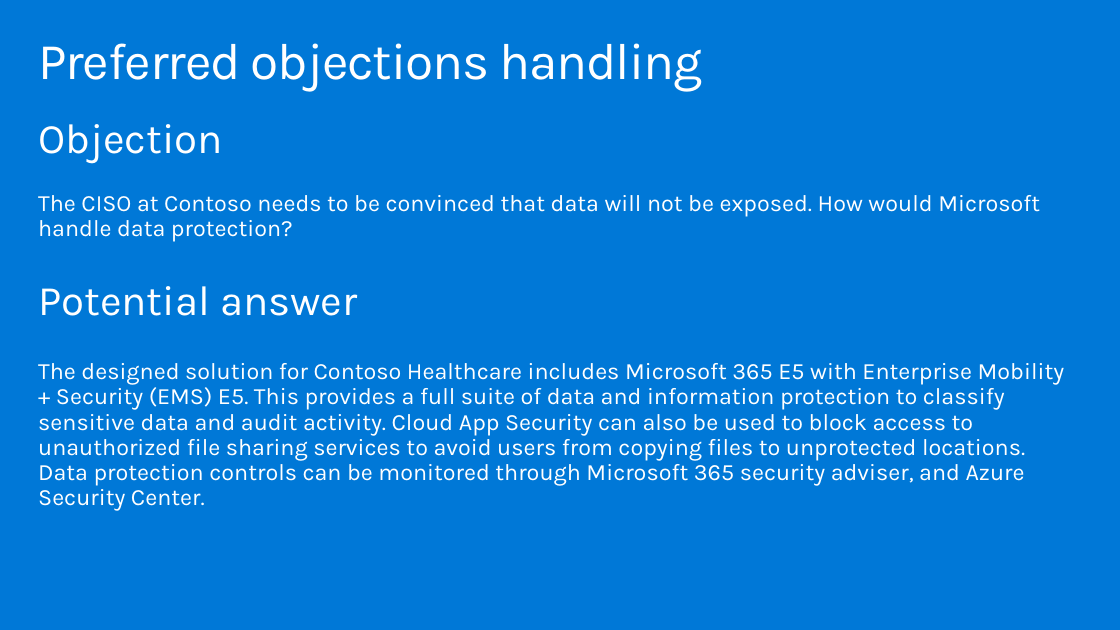
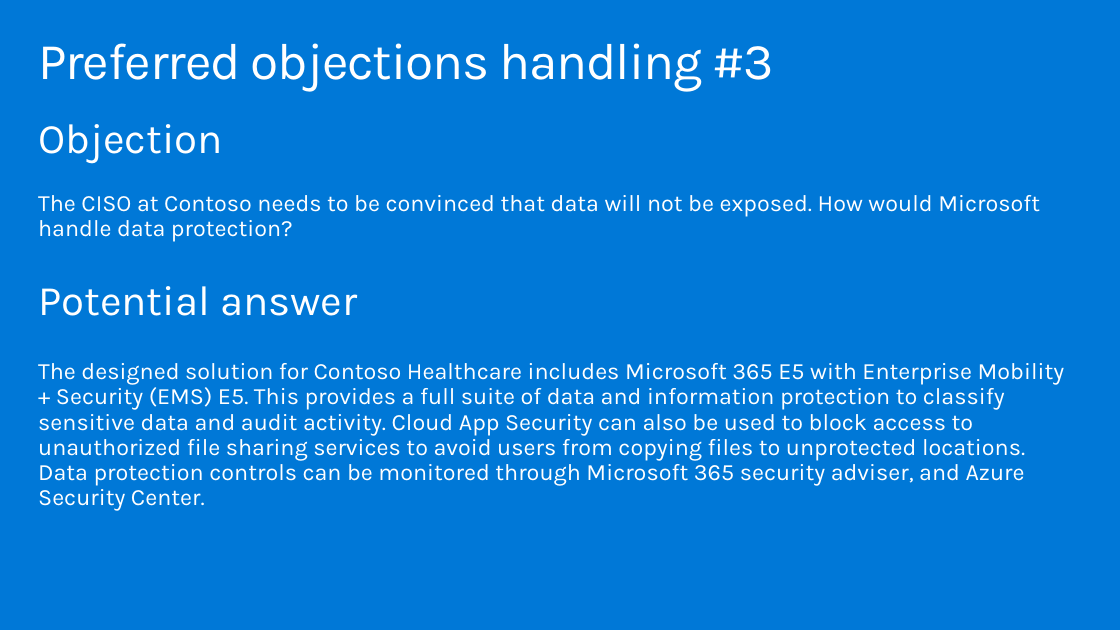
Before and after one commit to dwnatwick/MCW-Windows-Virtual-Desktop, a slide deck: slide 31 of Whiteboard-design-session/WDS trainer presentation - Windows Virtual Desktop.pptx. Drawn at 1120x630 pixels with LibreOffice and Linux fonts; fonts in the diff are those of the drawing. Boxes give left, top, right and bottom in pixels: in the first picture for what was removed or moved away, otherwise in the second. Text is boxed around its words. In the diff, an @@ line names an element or a change of style, - is before the commit and + after.

```diff
--- a/Whiteboard-design-session/WDS trainer presentation - Windows Virtual Desktop.pptx
+++ b/Whiteboard-design-session/WDS trainer presentation - Windows Virtual Desktop.pptx
@@ title at box(38, 43, 773, 91): text changed @@
-Preferred objections handling
+Preferred objections handling #3
```
Also in this commit, not shown: 16 other slides changed.
